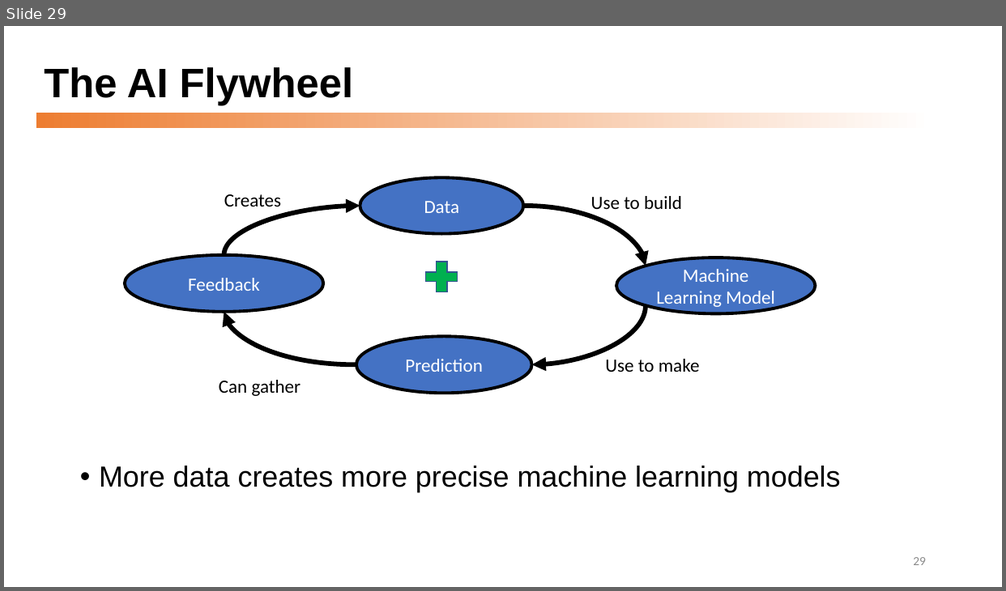
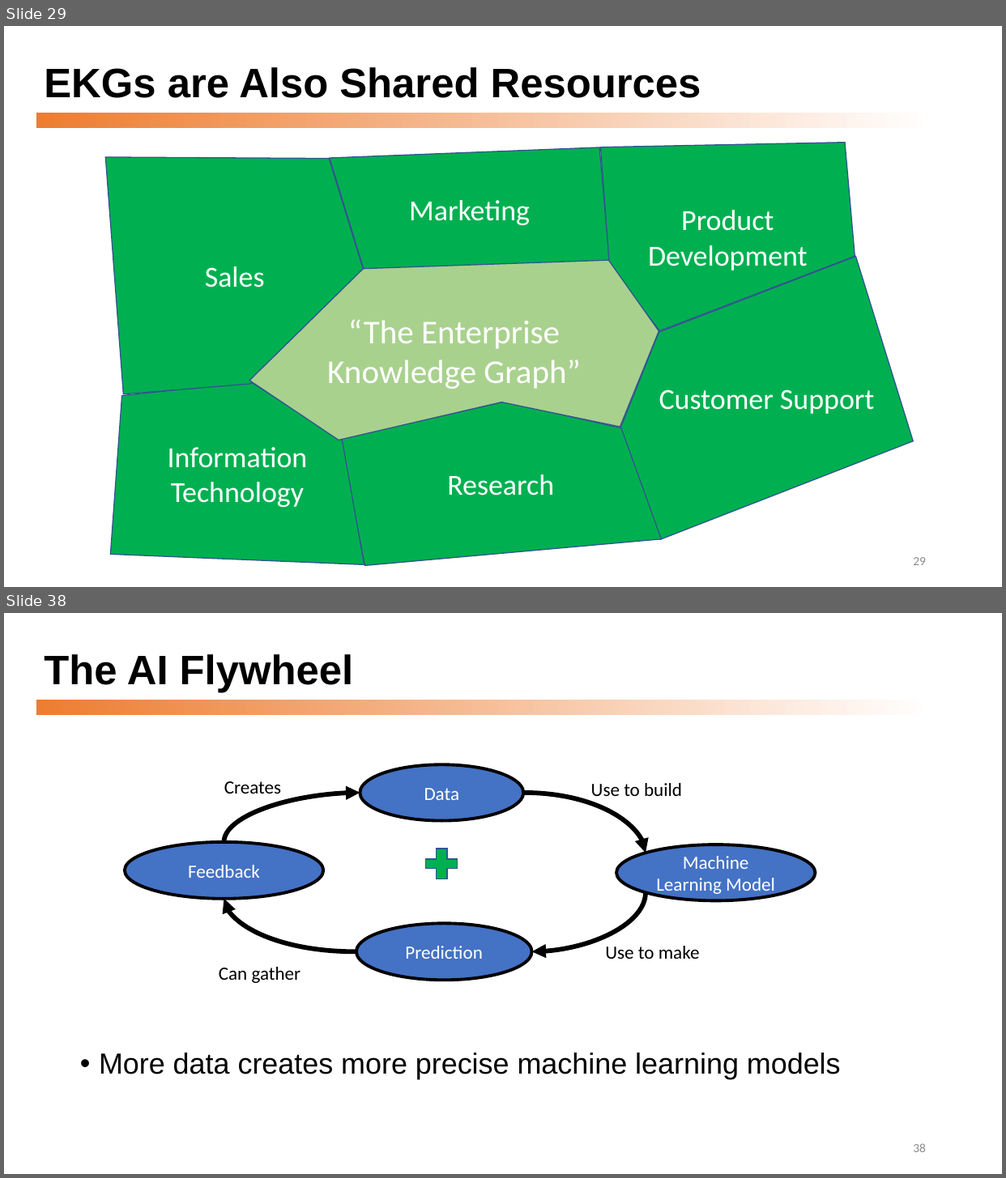
Before and after one commit to dmccreary/graph-systems-thinking, a slide deck: docs/presentations/Graph-Systems-Thinking-Half-Day-Workshop.pptx. Shown one above the other, each under a label of ours: slide 29 before the commit, slides 29 and 38 after it; the slides between them are not shown. The pictures are 1006x591 and 1006x1178 pixels, drawn with LibreOffice and Linux fonts; fonts in the diff are those of the drawing. Boxes give left, top, right and bottom in pixels: in the first picture for what was removed or moved away, otherwise in the second. Text is boxed around its words. In the diff, an @@ line names an element or a change of style, - is before the commit and + after.

```diff
--- a/docs/presentations/Graph-Systems-Thinking-Half-Day-Workshop.pptx
+++ b/docs/presentations/Graph-Systems-Thinking-Half-Day-Workshop.pptx
@@ slide 29 added at <box>4,26,1002,587</box>, background #FFFFFF; not listed: 1 template element that a slide beside it also shows @@
@@ title added at <box>44,67,701,98</box>, 39.6 pt, text #000000, bold @@
+EKGs are Also Shared Resources
@@ freeform shape added at <box>601,143,855,331</box>, fill #00B050, outline #325491 1 pt, 28 pt, text #FFFFFF @@
+Product Development
@@ freeform shape added at <box>106,157,364,395</box>, fill #00B050, outline #325491 1 pt, 28 pt, text #FFFFFF @@
+Sales
@@ freeform shape added at <box>330,148,610,270</box>, fill #00B050, outline #325491 1 pt, 28 pt, text #FFFFFF @@
+Marketing
@@ freeform shape added at <box>249,260,659,441</box>, fill #A9D18E, outline #325491 1 pt, 32 pt, text #FFFFFF @@
+“The Enterprise
+Knowledge Graph”
@@ freeform shape added at <box>620,257,913,540</box>, fill #00B050, outline #325491 1 pt, 28 pt, text #FFFFFF @@
+Customer Support
@@ freeform shape added at <box>110,382,364,565</box>, fill #00B050, outline #325491 1 pt, 28 pt, text #FFFFFF @@
+Information
+Technology
@@ freeform shape added at <box>340,402,661,565</box>, fill #00B050, outline #325491 1 pt, 28 pt, text #FFFFFF @@
+Research
@@ page number added at <box>913,557,926,565</box>, 12 pt, text #8C8C8C @@
+29
@@ what was slide 29 is now slide 38 @@
@@ page number at <box>913,1144,926,1152</box>: text changed @@
-29
+38
```
Also in this commit, not shown: 9 slides changed, 8 other slides added.
